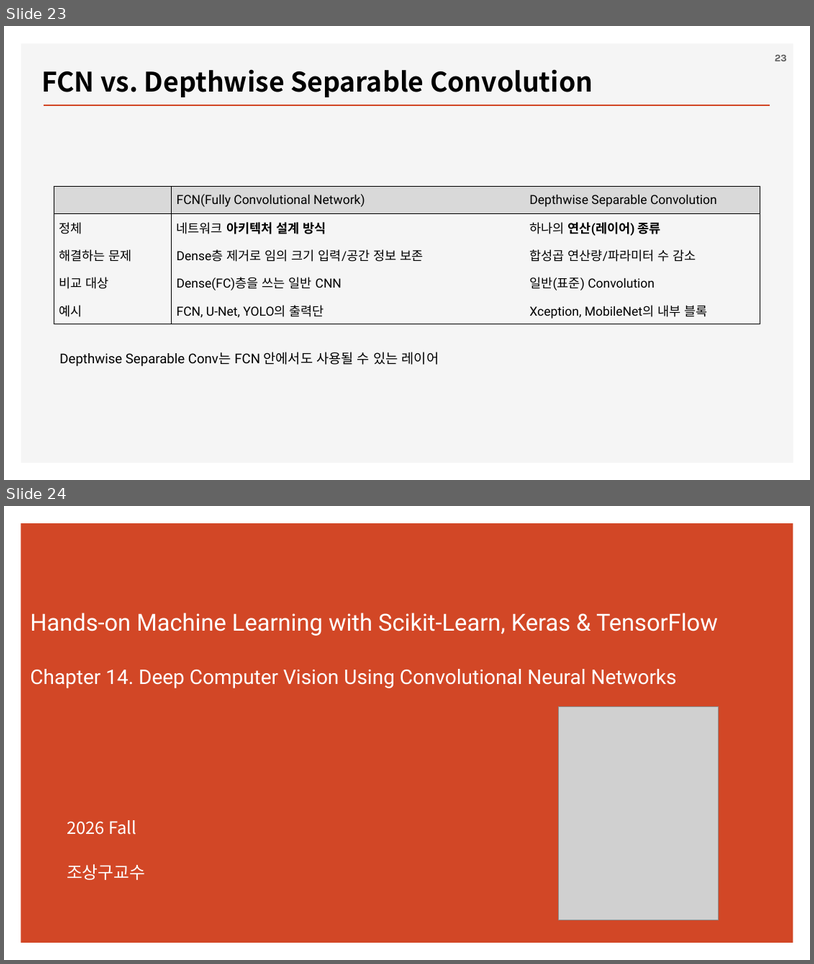
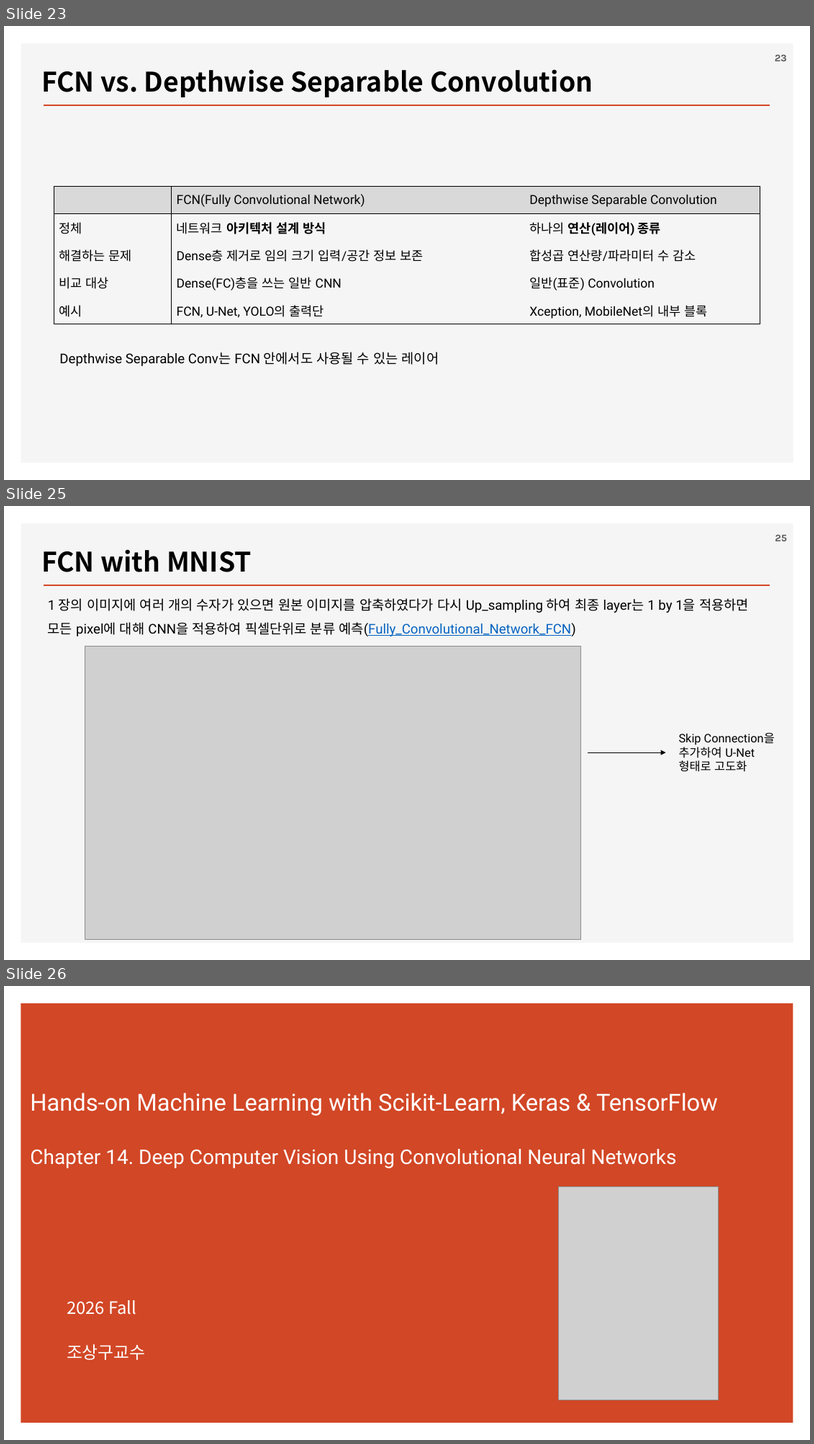
Before and after one commit to ancestor9/2026_Fall_Deep-Learning-with-Python, a slide deck: Chapter 11 Image segmentation.pptx. Shown one above the other, each under a label of ours: slides 23 and 24 before the commit, slides 23, 25 and 26 after it; the slides between them are not shown. The pictures are 814x964 and 814x1444 pixels, drawn with LibreOffice and Linux fonts; fonts in the diff are those of the drawing; grey boxes stand for pictures; background and template pictures are left out. Boxes give left, top, right and bottom in pixels: in the first picture for what was removed or moved away, otherwise in the second. Text is boxed around its words. In the diff, an @@ line names an element or a change of style, - is before the commit and + after.

```diff
--- a/Chapter 11 Image segmentation.pptx
+++ b/Chapter 11 Image segmentation.pptx
@@ slide 25 added at <box>4,506,810,960</box>, background #FFFFFF; not listed: 2 template elements that a slide beside it also shows @@
@@ page number added at <box>775,535,787,541</box>, 12 pt, text #595959, bold @@
+25
@@ text added at <box>41,549,252,572</box>, 32 pt, text #000000, bold @@
+FCN with MNIST
@@ text added at <box>48,598,749,636</box>, 16 pt, text #000000 @@
+1 장의 이미지에 여러 개의 수자가 있으면 원본 이미지를 압축하였다가 다시 Up_sampling 하여 최종 layer는 1 by 1을 적용하면 모든 pixel에 대해 CNN을 적용하여 픽셀단위로 분류 예측(Fully_Convolutional_Network_FCN)
@@ picture added at <box>85,646,581,939</box> @@
@@ text added at <box>679,732,775,772</box>, 14 pt, text #000000 @@
+Skip Connection을 추가하여 U-Net 형태로 고도화
@@ arrow added from (589, 752) to (666, 752), #000000 0.5 pt @@
@@ what was slide 24 is now slide 26 @@
```
Also in this commit, not shown: 1 other slide added.
